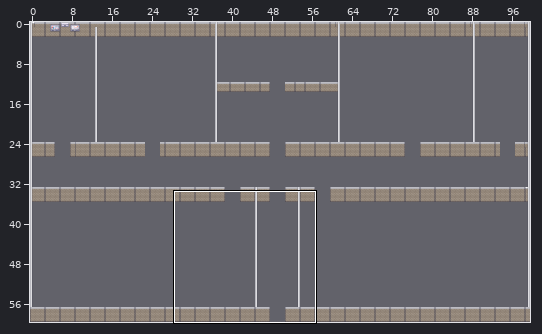
An edit to a level. Tiled map (JSON), officemain.tmj. The first picture is a wide view before the edit; the outline marks the close-up.
Close-up. Old version:
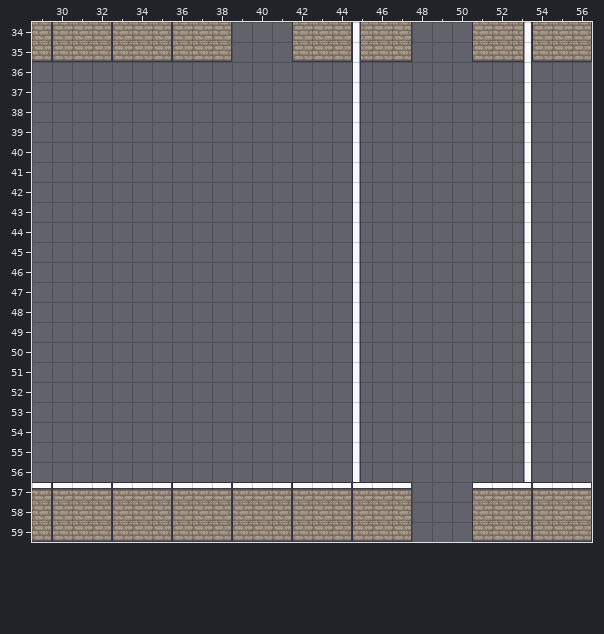
Cells are 32x32 px. Shown: x 29..56, y 34..59. The commit also changed other parts of the map, which this record leaves out. Not drawn, because the pictures are missing: unchanged layers "Carpets", "Floors", "Furnitures/Office Furnitures", "Tables/Table Top", "Tables/Tables Below", "Tables/Tables Middle".
The result:
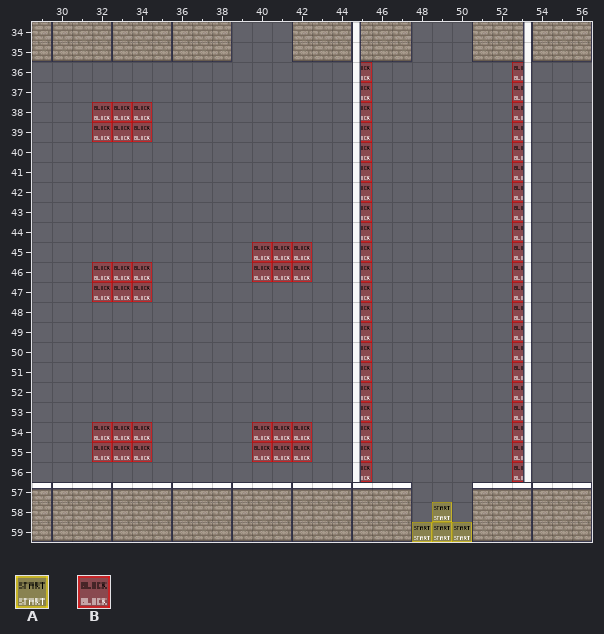
Key: from "WA_Special_Zones": A 1, B 2.
_ is an empty cell.
Tiles of an added or newly shown layer are drawn over the layers below it.
See-through tiles are keyed as they look on the map.
Difference:
Layer "start" (added):
y 58: x 49 _ -> A
y 59: x 48..50 ___ -> AAA
Layer "collisions" (added):
y 36..37: x 45 _ -> B; x 53 _ -> B
y 38..39: x 32..34 ___ -> BBB; x 45 _ -> B; x 53 _ -> B
y 40..44: x 45 _ -> B; x 53 _ -> B
y 45: x 40..42 ___ -> BBB; x 45 _ -> B; x 53 _ -> B
y 46: x 32..34 ___ -> BBB; x 40..42 ___ -> BBB; x 45 _ -> B; x 53 _ -> B
y 47: x 32..34 ___ -> BBB; x 45 _ -> B; x 53 _ -> B
y 48..53: x 45 _ -> B; x 53 _ -> B
y 54..55: x 32..34 ___ -> BBB; x 40..42 ___ -> BBB; x 45 _ -> B; x 53 _ -> B
y 56: x 45 _ -> B; x 53 _ -> B
